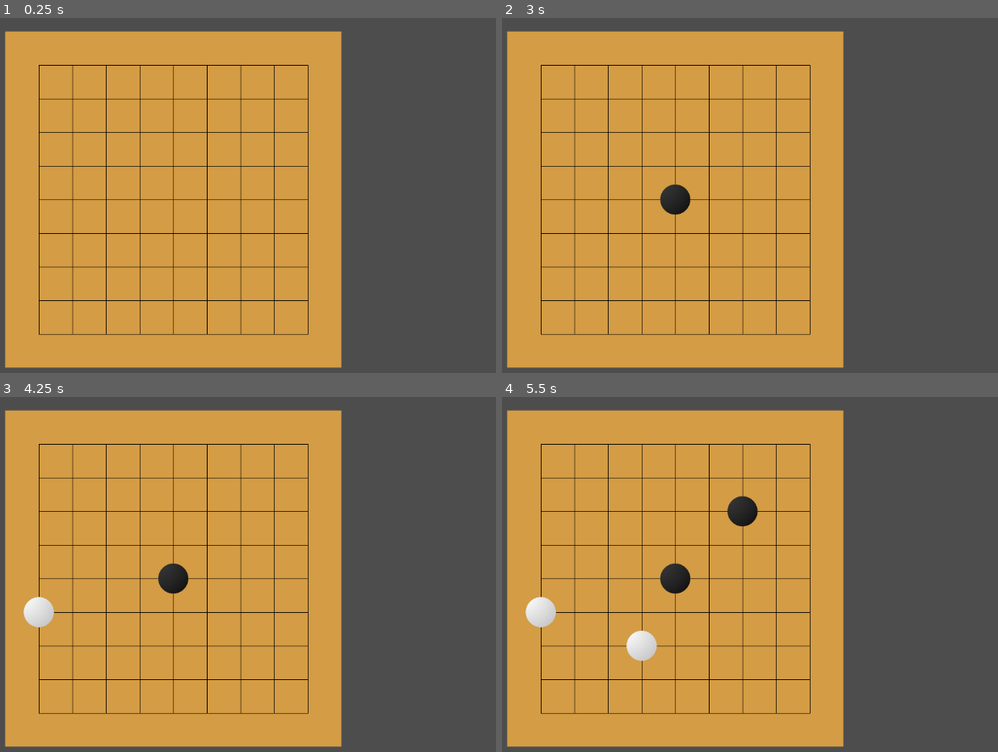
Above: before the commit, frames 1-4 (two rows, left to right).
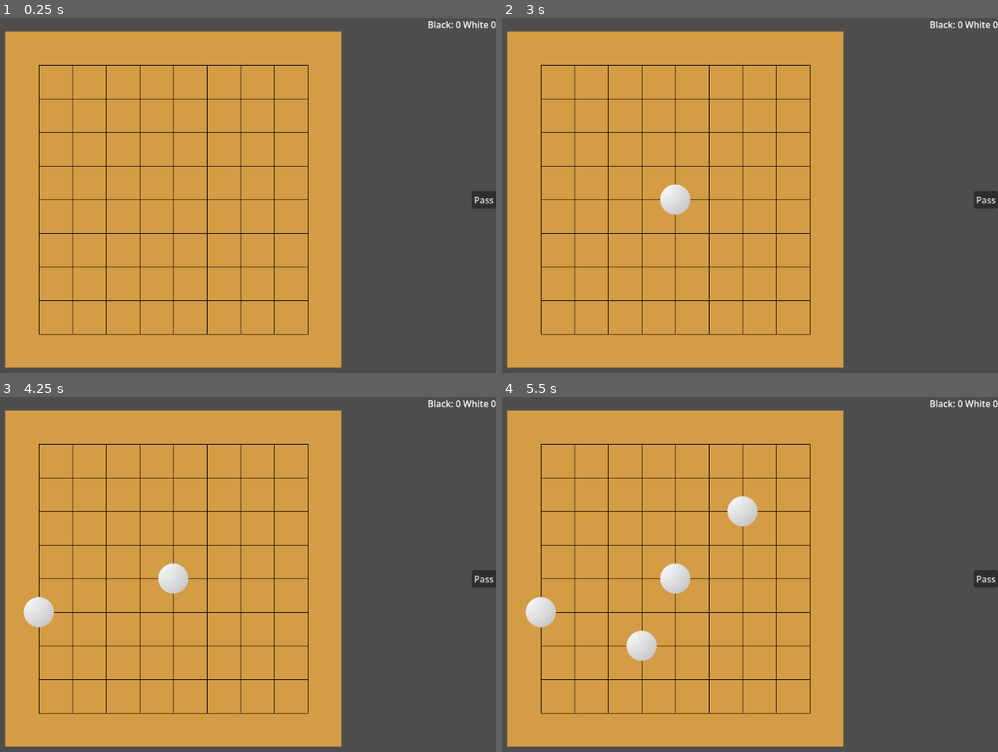
Above: after the commit, the same moments.

Repository: benev0/Go
Game: Godot game, scene res://main.tscn
Same seed, same stepped clock (60 frames per second), same inputs: the game is played once before the commit and once after it.
Inputs (mouse positions are in pixels of both pictures, inside the frame that each line leads up to):
- Up to frame 1 (0.25 s): no input
- Up to frame 2 (3 s): click (988, 199) at 0.5 s, where only the run after the commit has a clickable "Pass"; click (988, 199) at 1.25 s, where only the run after the commit has a clickable "Pass"; click (988, 199) at 2 s, where only the run after the commit has a clickable "Pass"; tap Enter at 2.75 s; move the mouse to (675, 199) at 2.77 s; click (675, 199) at 2.85 s
- Up to frame 3 (4.25 s): tap Space at 3.5 s; move the mouse to (44, 595) at 3.52 s; click (44, 595) at 3.6 s
- Up to frame 4 (5.5 s): tap Enter at 4.25 s; move the mouse to (740, 499) at 4.27 s; click (740, 499) at 4.35 s; tap Space at 5 s; move the mouse to (640, 652) at 5.02 s; click (640, 652) at 5.1 s

The runs differ from the first frame. In frame 1, 0.4% of the frame differs, in the area x 86-100%, y 0-54%; in frame 2, 0.8%; in frame 3, 0.8%; in frame 4, 1.2%, in the area x 31-100%, y 0-56%.

Commit message:
add pass button; add capture counter

Diff:
--- a/board.gd
+++ b/board.gd
@@ -10,16 +10,22 @@
 @export var board_color: Color
 @export var line_color: Color
 @export var stone_space_ratio: float
+@export var stone_alpha: float
 
 var mouse_present: bool
 var black_turn: bool
 var stride: int
 var line_len: int
 var stone_size: float
-var ghost_stone: Node
+var ghost_stone: AnimatedSprite2D
 var stones: Array
 var game: WeiQiGameState
+var score_update: bool
+var black_capture: int
+var white_capture: int
+var last_move_pass: bool
 
+signal new_score(black: int, white: int)
 
 func draw_h_line(image: Image, start: Vector2i, lenght: int) -> void:
 	for i in lenght + 1:
@@ -43,8 +49,13 @@
 	line_len = size - 2 * stride
 	stone_size = stride * stone_space_ratio
 	ghost_stone = create_new_stone()
+	ghost_stone.modulate.a = stone_alpha
 	game = WeiQiGameState.new(dim)
 	game.intesection_captured.connect(_on_stone_captured)
+	score_update = true
+	black_capture = 0
+	white_capture = 0
+	last_move_pass = false
 
 	stones = []
 	stones.resize(dim)
@@ -67,6 +78,9 @@
 
 # Called every frame. 'delta' is the elapsed time since the previous frame.
 func _process(_delta: float) -> void:
+	if score_update:
+		new_score.emit(black_capture, white_capture)
+
 	if !mouse_present:
 		return
 
@@ -89,16 +103,31 @@
 			new_stone.white()
 		new_stone.place(square * stride + Vector2i(center_offset, center_offset))
 		stones[square.y][square.x] = new_stone
-		black_turn = !black_turn
+		next_turn()
 		ghost_stone.hide_stone()
-		ghost_stone.change_color()
 		return
 
 	ghost_stone.place(square * stride + Vector2i(center_offset, center_offset))
 
-func _on_stone_captured(where: Vector2i) -> void:
+func pass_turn() -> void:
+	if last_move_pass:
+		# todo: end the game
+		return
+	next_turn(true)
+
+func next_turn(passed: bool = false) -> void:
+	black_turn = !black_turn
+	ghost_stone.change_color()
+	last_move_pass = passed
+
+func _on_stone_captured(where: Vector2i, is_black: bool) -> void:
 	stones[where.y][where.x].queue_free()
 	stones[where.y][where.x] = null
+	if is_black:
+		black_capture += 1
+	else:
+		white_capture += 1
+	score_update = true
 
 func _on_mouse_entered() -> void:
 	mouse_present = true
--- a/main.gd
+++ b/main.gd
@@ -4,7 +4,15 @@
 # Called when the node enters the scene tree for the first time.
 func _ready() -> void:
 	$Board.transform.origin = get_viewport().get_visible_rect().size / 2.0
+	$UI/Pass.pressed.connect(_pass_pressed)
+	$Board.new_score.connect(_scores_updated)
 
 # Called every frame. 'delta' is the elapsed time since the previous frame.
 func _process(_delta: float) -> void:
 	pass
+
+func _pass_pressed() -> void:
+	$Board.pass_turn()
+
+func _scores_updated(black: int, white: int) -> void:
+	$UI/Captues.text = "Black: %d White %d" % [black, white]
--- a/main.tscn
+++ b/main.tscn
@@ -2,9 +2,13 @@
 
 [ext_resource type="Script" uid="uid://cci0ng52ughf" path="res://main.gd" id="1_0xm2m"]
 [ext_resource type="PackedScene" uid="uid://dkk7fe4gt4y5e" path="res://board.tscn" id="1_ig7tw"]
+[ext_resource type="PackedScene" uid="uid://cpq6bcq3kgwwx" path="res://ui.tscn" id="3_h2yge"]
 
 [node name="Main" type="Node" unique_id=1923491421]
 script = ExtResource("1_0xm2m")
 
 [node name="Board" parent="." unique_id=1462725338 groups=["stones"] instance=ExtResource("1_ig7tw")]
 dim = 9
+stone_alpha = 0.5
+
+[node name="UI" parent="." unique_id=628682128 instance=ExtResource("3_h2yge")]
--- a/ui.tscn
+++ b/ui.tscn
@@ -1,3 +1,26 @@
 [gd_scene format=3 uid="uid://cpq6bcq3kgwwx"]
 
 [node name="UI" type="CanvasLayer" unique_id=628682128]
+
+[node name="Pass" type="Button" parent="." unique_id=1452372406]
+anchors_preset = 6
+anchor_left = 1.0
+anchor_top = 0.5
+anchor_right = 1.0
+anchor_bottom = 0.5
+offset_left = -43.0
+offset_top = -15.5
+offset_bottom = 15.5
+grow_horizontal = 0
+grow_vertical = 2
+size_flags_horizontal = 4
+text = "Pass"
+
+[node name="Captues" type="Label" parent="." unique_id=1670737810]
+anchors_preset = 1
+anchor_left = 1.0
+anchor_right = 1.0
+offset_left = -40.0
+offset_bottom = 23.0
+grow_horizontal = 0
+size_flags_horizontal = 4
--- a/weiqi_game_state.gd
+++ b/weiqi_game_state.gd
@@ -8,7 +8,7 @@
 # todo: ko
 var ko: Vector2i
 
-signal intesection_captured(position: Vector2i)
+signal intesection_captured(position: Vector2i, is_black: bool)
 
 enum Intersection {EMPTY, BALCK, WHITE}
 
@@ -73,8 +73,8 @@
 	for row in size:
 		for col in size:
 			if visitation[row][col] == visit_number:
+				intesection_captured.emit(Vector2i(col, row), board[row][col] == Intersection.BALCK)
 				board[row][col] = Intersection.EMPTY
-				intesection_captured.emit(Vector2i(col, row))
 				captured += 1
 	return captured
 
